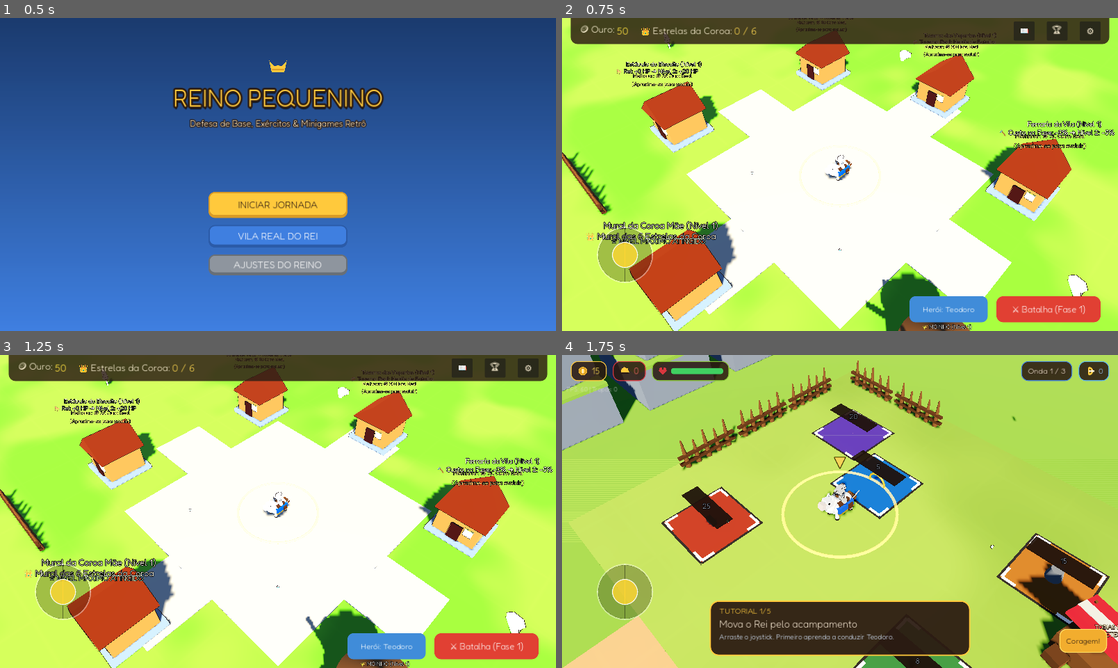
Above: before the commit, frames 1-4 (two rows, left to right).
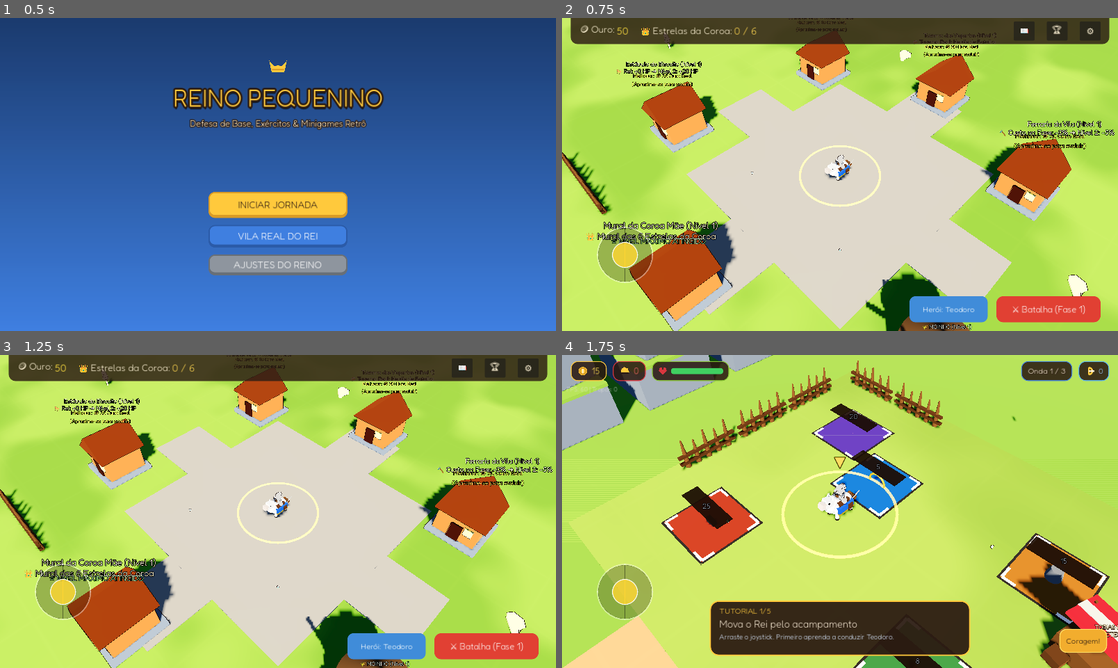
Above: after the commit, the same moments.

Repository: JonathasHenrique/reino-pequenino
Game: Godot game, scene res://scenes/ui/MainMenu.tscn
Same seed, same stepped clock (60 frames per second), same inputs: the game is played once before the commit and once after it.
Inputs:
- Up to frame 1 (0.5 s): no input
- Up to frame 2 (0.75 s): click "VILA REAL DO REI" at 0.5 s
- Up to frame 3 (1.25 s): no input
- Up to frame 4 (1.75 s): click "⚔️ Batalha (Fase 1)" at 1.25 s

Frame 1 is identical in both runs. In frame 2, 52% of the frame differs, in the area x 0-100%, y 0-100%; in frame 3, 52%; in frame 4, less than 0.1%.

Commit message:
Harmoniza a iluminação das cenas

Diff:
--- a/scenes/stages/StageCoreTest.tscn
+++ b/scenes/stages/StageCoreTest.tscn
@@ -19,13 +19,18 @@
 background_color = Color(0.84, 0.90, 0.95, 1)
 ambient_light_source = 2
 ambient_light_color = Color(0.55, 0.63, 0.74, 1)
-ambient_light_energy = 0.85
+ambient_light_energy = 0.30
 tonemap_mode = 3
-tonemap_exposure = 1.08
+tonemap_exposure = 0.82
 glow_enabled = true
 glow_normalized = true
-glow_intensity = 0.25
-glow_bloom = 0.05
+glow_intensity = 0.12
+glow_bloom = 0.02
+fog_enabled = true
+fog_light_color = Color(0.65, 0.74, 0.88, 1)
+fog_light_energy = 0.12
+fog_density = 0.002
+fog_sky_affect = 0.20
 
 [sub_resource type="BoxShape3D" id="BoxShape3D_floor"]
 size = Vector3(80, 1, 80)
@@ -39,7 +44,7 @@
 [node name="DirectionalLight3D" type="DirectionalLight3D" parent="."]
 transform = Transform3D(0.707107, -0.454519, 0.541675, 0, 0.766044, 0.642788, -0.707107, -0.454519, 0.541675, 12, 18, 12)
 light_color = Color(1, 0.89, 0.69, 1)
-light_energy = 1.25
+light_energy = 0.92
 shadow_enabled = true
 directional_shadow_mode = 2
 directional_shadow_max_distance = 38.0
--- a/scenes/stages/StageMain.tscn
+++ b/scenes/stages/StageMain.tscn
@@ -69,15 +69,15 @@
 ambient_light_energy = 0.30
 ambient_light_sky_contribution = 0.3
 tonemap_mode = 3
-tonemap_exposure = 0.72
+tonemap_exposure = 0.82
 glow_enabled = true
 glow_normalized = true
-glow_intensity = 0.25
-glow_bloom = 0.05
+glow_intensity = 0.12
+glow_bloom = 0.02
 fog_enabled = true
 fog_light_color = Color(0.65, 0.74, 0.88, 1)
-fog_light_energy = 0.18
-fog_density = 0.003
+fog_light_energy = 0.12
+fog_density = 0.002
 fog_sky_affect = 0.20
 
 [sub_resource type="BoxShape3D" id="BoxShape3D_floor"]
@@ -98,7 +98,7 @@
 [node name="DirectionalLight3D" type="DirectionalLight3D" parent="."]
 transform = Transform3D(0.707107, -0.454519, 0.541675, 0, 0.766044, 0.642788, -0.707107, -0.454519, 0.541675, 12, 18, 12)
 light_color = Color(1, 0.89, 0.69, 1)
-light_energy = 0.96
+light_energy = 0.92
 shadow_enabled = true
 directional_shadow_mode = 2
 directional_shadow_max_distance = 38.0
--- a/scenes/village/Village.tscn
+++ b/scenes/village/Village.tscn
@@ -52,13 +52,18 @@
 background_color = Color(0.68, 0.84, 0.96, 1)
 ambient_light_source = 2
 ambient_light_color = Color(0.541, 0.706, 0.973, 1)
-ambient_light_energy = 0.44
+ambient_light_energy = 0.30
 ambient_light_sky_contribution = 0.3
 tonemap_mode = 3
+tonemap_exposure = 0.82
+glow_enabled = true
+glow_normalized = true
+glow_intensity = 0.12
+glow_bloom = 0.02
 fog_enabled = true
 fog_light_color = Color(0.65, 0.74, 0.88, 1)
-fog_light_energy = 0.20
-fog_density = 0.003
+fog_light_energy = 0.12
+fog_density = 0.002
 fog_sky_affect = 0.15
 
 [node name="Village" type="Node3D"]
@@ -70,7 +75,7 @@
 [node name="DirectionalLight3D" type="DirectionalLight3D" parent="."]
 transform = Transform3D(0.707107, -0.5, 0.5, 0, 0.707107, 0.707107, -0.707107, -0.5, 0.5, 12, 18, 12)
 light_color = Color(1.0, 0.89, 0.69, 1)
-light_energy = 1.12
+light_energy = 0.92
 shadow_enabled = true
 shadow_blur = 1.0
 light_angular_distance = 2.0
